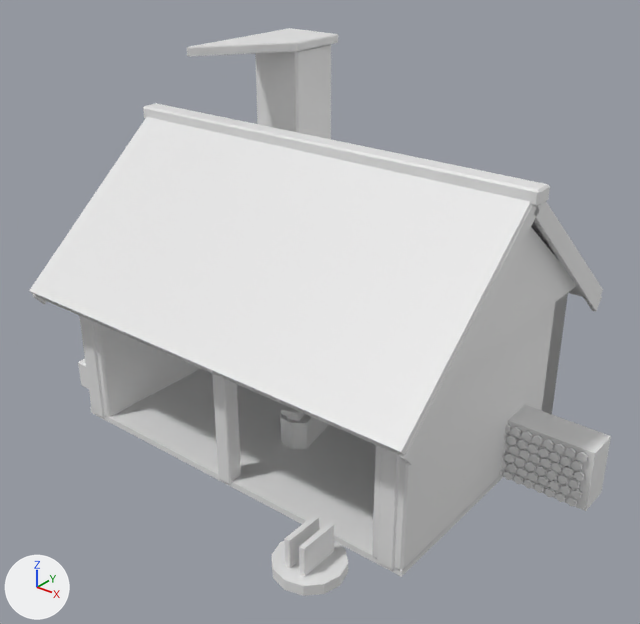
An edit to the glTF model public/buildings/smithy_1.glb, drawn before and after from the same camera.
The view is the same before and after, from a 50 mm camera at (7.97, -9.87, 8.15) aimed at (0.49, -0.53, 2.35). Lighting does not change. The marker at lower left points along +X, +Y and +Z. The older version comes first. Vertices at exactly the same position are counted once.

In view in the first picture: 'smithy_1'.
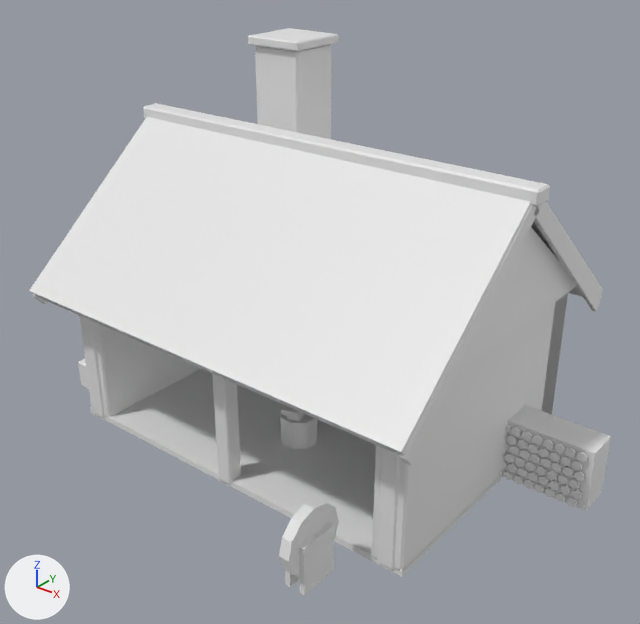
The change in detail:
me_smithy_1 has 1481 vertices, 2558 faces and spans x -4.0..4.55, y -3.5..2.83, z -0.05..5.94.
me_smithy_1 is used by ob_smithy_1; location (0.0, 0.0, 0.0).
me_smithy_1 part 1: the loose piece of 24 vertices spanning x 1.8..2.8, y -3.5..-2.5, z 0.15..0.31 is turned 90 degrees about the y axis through its middle, then moved by (0.0, 0.0, 0.42).
Part 2, on me_smithy_1:
Vertex 349 of me_smithy_1 moves from (-2.38, 0.52, 5.82) to (-2.11, 1.92, 5.82).
Vertex 350 of me_smithy_1 moves from (-2.07, -0.49, 5.92) at pixel (187, 48) to (-2.11, 0.88, 5.92) at pixel (247, 37).
Vertex 351 of me_smithy_1 moves from (-2.08, -0.47, 5.94) at pixel (187, 46) to (-2.11, 0.89, 5.94) at pixel (248, 35).
Vertex 352 of me_smithy_1 moves from (-2.09, -0.47, 5.92) at pixel (186, 48) to (-2.12, 0.89, 5.92) at pixel (247, 36).
Vertex 353 of me_smithy_1 moves from (-2.08, -0.47, 5.8) at pixel (188, 56) to (-2.11, 0.89, 5.8) at pixel (248, 44).
Vertex 354 of me_smithy_1 moves from (-2.07, -0.49, 5.82) at pixel (187, 55) to (-2.11, 0.88, 5.82) at pixel (248, 43).
Vertex 355 of me_smithy_1 moves from (-2.09, -0.47, 5.82) at pixel (187, 55) to (-2.12, 0.89, 5.82) at pixel (247, 43).
Part 3, on me_smithy_1:
Vertex 578 of me_smithy_1 moves from (0.32, 0.0, 0.55) to (0.51, -0.61, 0.55).
Vertex 579 of me_smithy_1 moves from (0.3, 0.0, 0.0) to (0.49, -0.61, 0.0).
Vertex 580 of me_smithy_1 moves from (0.23, 0.23, 0.55) to (0.35, -0.42, 0.55).
Vertex 581 of me_smithy_1 moves from (0.21, 0.21, 0.0) to (0.34, -0.43, 0.0).
Vertex 582 of me_smithy_1 moves from (0.0, 0.32, 0.55) to (0.11, -0.39, 0.55).
Vertex 583 of me_smithy_1 moves from (0.0, 0.3, 0.0) to (0.11, -0.41, 0.0).
Vertex 1426 of me_smithy_1 moves from (0.07, 0.41, 0.7) to (0.15, -0.29, 0.7).

Location of each change, [x1, y1, x2, y2] in pixels of the pictures (640 x 624 px; the box of a moved part takes in the faces that stretch with it):
part 1 of me_smithy_1, moved or reshaped
    before: [272, 539, 348, 596]
    after: [279, 498, 339, 577]
part 2 of me_smithy_1, moved or reshaped
    before: [187, 28, 335, 57]
    after: [248, 28, 335, 51]
part 3 of me_smithy_1, moved or reshaped
    before: [302, 414, 329, 449]
    after: [281, 408, 317, 449]
